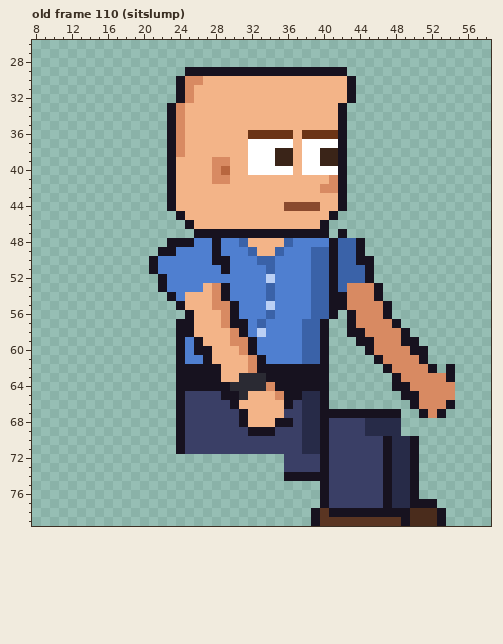
Two states of a pixel-art file, sprites/custom/custom_intern_bald_right_anim.aseprite. The picture above was drawn from the file before the commit.
64x80 pixels, 129 frames. Colours within 5 levels of each other are drawn and written as one. Shown: old frame 110 (sitslump): x 8..58, y 26..79. The commit also changed other frames, which this record leaves out.
New version:
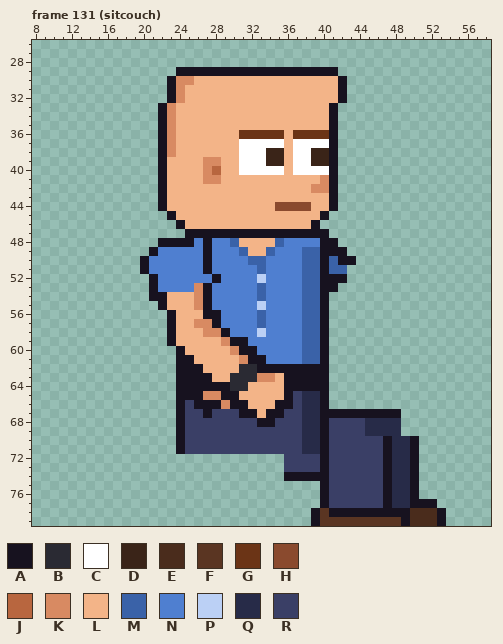
Palette (. is transparent): A #17121f  B #2a2a33  C #ffffff  D #3a2418  E #4a2c1c  F #5a3522  G #6b3416  H #8a4a2e  J #b8663f  K #d88a62  L #f3b488  M #3a62a8  N #4f7fd0  P #bbd0f5  Q #272b48  R #3a3f66
A new or re-ordered frame is compared with the old frame closest to it.
The edit:
frames 129 -> 135
Changed rows in their new state; - is an unchanged pixel.
Frame 131 (sitcouch) is new; against old frame 110 (sitslump):
first column x 20:
29 ----A-----------------.------------
30 ---AK-L---------------A.-----------
31 ---AKL----------------A.-----------
32 ---AKL----------------A.-----------
33 --AKL----------------A.------------
34 --AKL----------------A.------------
35 --AKL----------------A.------------
36 --AKL------G----LG---A.------------
37 --AKL------C----LC---A.------------
38 --AKL------C--D-LC-D-A.------------
39 --AL---K-L-C--D-LC-D-A.------------
40 --AL---KJL-C----LC---A.------------
41 --AL---K-L----------KA.------------
42 --AL---------------K-A.------------
43 --AL-----------------A.------------
44 --AL-----------H---L-A.------------
45 ---AL---------------A.-------------
46 ----AL-------------A.--------------
47 -----A----------------.------------
48 --A----AN-ML---MN---A-...----------
49 -ANN---AN--ML-MN--M-A-A..----------
50 AN-----ANN--M-N---M-AMAA..---------
51 AN-----A-N---MN---M-AM-...---------
52 -AN-----A----PN---M-A-A...---------
53 -AN---KANN---MN---M-A-.....--------
54 -AALL-KANN---MN---M-A......--------
55 --ALL-KANNN--PN---M-A.......-------
56 ---ALL-AANN--MN---M-A.-.....-------
57 ---ALLKKANNN-----------......------
58 ---ALL-KKANN-----------.......-----
59 ---ALLL--KAAN-----------.......----
60 -----LLL--KA-------------.......---
61 -----ALL---KA-------------......---
62 -------LL--BB--------------......-.
63 --------L-B--KKL------------.......
64 ------------LLLL------------.......
65 -----AAKK--L---L-R-----------......
66 ------AAAK-A---A--------------.....
67 -------A----A-AA---------------...-
68 -----------RRAARR------------------
69 ------------RRR--------------------
Pixel boxes of the changes (left, top, right, bottom) in both pictures:
changed: (140, 67, 455, 436)
